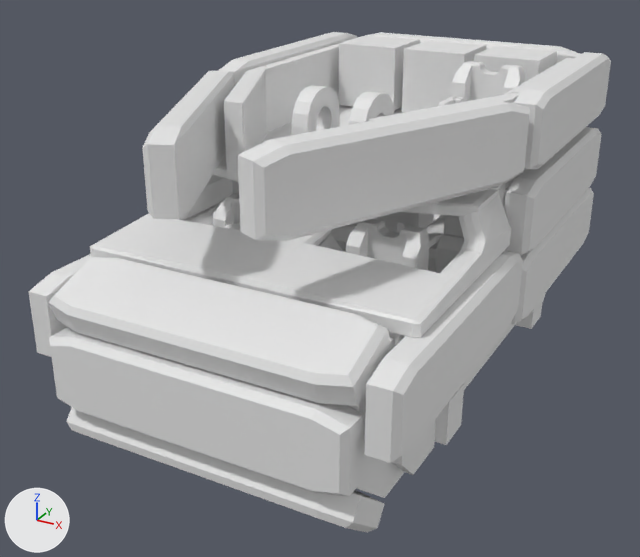
Two versions of the Blender file Assets/BlenderFiles/RobotV1/FrontKabine + FrontHuelle + Mittelkabine + Getriebeeinheit + Roboterturm/FrontKabine + FrontHuelle + Mittelkabine + Getriebeeinheit + Roboterturm_07.blend, one commit apart.
Rendered twice from a 50 mm camera at (10.37, -21.12, 15.58) aimed at (-0.64, -1.11, 5.58). Lighting does not change. The marker at lower left points along +X, +Y and +Z.
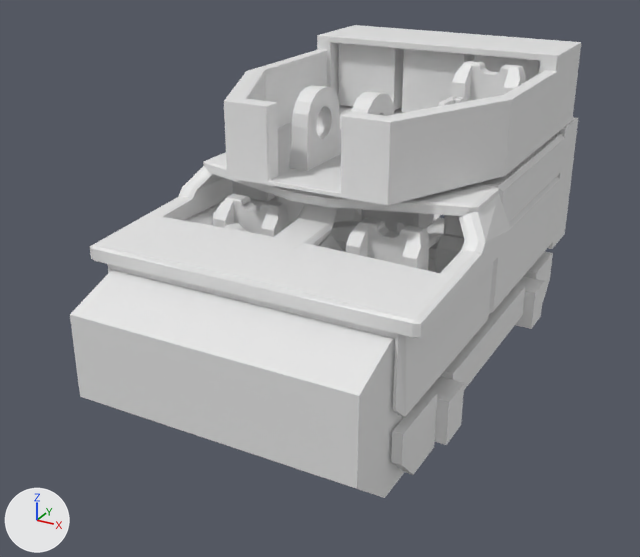
ob_cube_033 is not drawn itself; it is used by a modifier of ob_cube_014.

Diff of the bpy script that builds the scene:
```diff
--- a/Assets/BlenderFiles/RobotV1/FrontKabine + FrontHuelle + Mittelkabine + Getriebeeinheit + Roboterturm/FrontKabine + FrontHuelle + Mittelkabine + Getriebeeinheit + Roboterturm_07.blend.py
+++ b/Assets/BlenderFiles/RobotV1/FrontKabine + FrontHuelle + Mittelkabine + Getriebeeinheit + Roboterturm/FrontKabine + FrontHuelle + Mittelkabine + Getriebeeinheit + Roboterturm_07.blend.py
@@ me_cube_029 @@
 # used by ob_cube_026; location = (3.8, 3.7, 9.8); scale = (0.23, 3.41, 1.0)
-me_cube_029.from_pydata(...)  # 8 vertices, 6 faces; spans x -1.0..1.0, y -1.0..1.0, z -1.0..1.0
+me_cube_029.from_pydata(...)  # 28 vertices, 17 faces; spans x -15.18..9.76, y -3.14..1.0, z -1.6..1.0
+# me_cube_029 part 1
+# 2 vertices are removed from x -1.0..1.0, y -1.0, z 1.0
+# 4 faces are deleted
+# 2 vertices move from x -1.0..1.0, y -1.0, z -1.0 to x -1.0..1.0, y -0.81..-0.52, z -1.0
+# 22 vertices are added at x -15.18..9.76, y -3.14..-0.51, z -1.6..1.0
+# 15 new faces join them
@@ ob_cube_033 @@
 ob_cube_033 = bpy.data.objects.new('Cube.033', me_cube_031)
-ob_cube_033.location = (3.176, -2.516, 9.5)
-ob_cube_033.rotation_euler = (0.0, 0.0, -0.436)  # degrees (0, 0, -25)
-ob_cube_033.scale = (1.1, 3.7, 1.3)
+ob_cube_033.location = (0.0, 6.0, 10.0)
+ob_cube_033.scale = (4.0, 1.35, 1.26)
 ob_cube_033.visible_camera = False
@@ ob_cube_001 @@
 ob_cube_001.rotation_euler = (-1.222, 0.0, 0.0)  # degrees (-70, 0, 0)
+ob_cube_001.hide_set(True)  # its collection is switched off
@@ ob_cube_005 @@
 ob_cube_005.rotation_euler = (0.0, 0.0, 1.571)  # degrees (0, 0, 90)
+ob_cube_005.hide_set(True)  # its collection is switched off
@@ ob_cube_006 @@
 ob_cube_006.rotation_euler = (0.0, 0.0, 1.571)  # degrees (0, 0, 90)
+ob_cube_006.hide_set(True)  # its collection is switched off
@@ ob_cube_007 @@
 ob_cube_007.rotation_euler = (0.0, 0.0, 1.571)  # degrees (0, 0, 90)
+ob_cube_007.hide_set(True)  # its collection is switched off
@@ ob_cube_009 @@
 ob_cube_009.location = (0.0, -7.9, 5.3)
+ob_cube_009.hide_set(True)  # its collection is switched off
@@ ob_cube_010 @@
 ob_cube_010.rotation_euler = (0.873, 0.0, 0.0)  # degrees (50, 0, 0)
+ob_cube_010.hide_set(True)  # its collection is switched off
@@ ob_cube_017 @@
 ob_cube_017.rotation_euler = (0.0, 0.0, 1.571)  # degrees (0, 0, 90)
+ob_cube_017.hide_set(True)  # its collection is switched off
@@ ob_cube_019 @@
 ob_cube_019.rotation_euler = (0.0, 0.0, 1.134)  # degrees (0, 0, 65)
+ob_cube_019.hide_set(True)  # its collection is switched off
@@ ob_cube_020 @@
 ob_cube_020.rotation_euler = (0.0, 0.0, 3.142)  # degrees (0, 0, 180)
+ob_cube_020.hide_set(True)  # its collection is switched off
@@ ob_cube_021 @@
 ob_cube_021.rotation_euler = (0.0, 0.0, -1.134)  # degrees (0, 0, -65)
+ob_cube_021.hide_set(True)  # its collection is switched off
@@ ob_cube_022 @@
 ob_cube_022.rotation_euler = (0.0, 0.0, 4.712)  # degrees (0, 0, 270)
+ob_cube_022.hide_set(True)  # its collection is switched off
@@ ob_cube_023 @@
 ob_cube_023.rotation_euler = (0.0, 0.0, 4.712)  # degrees (0, 0, 270)
+ob_cube_023.hide_set(True)  # its collection is switched off
```

Pixel boxes (x1, y1, x2, y2) of what changed, in the pictures (640 x 557 px):
'Cube.012', reshaped: before (224, 43, 574, 180); after (224, 25, 581, 205)
'Cube.001', hidden: before (48, 257, 391, 406)
'Cube.019', hidden: before (238, 99, 530, 241)
'Cube.009', hidden: before (49, 328, 363, 496)
'Cube.007', hidden: before (365, 251, 523, 463)
'Cube.021', hidden: before (142, 71, 234, 219)
'Cube.010', hidden: before (66, 407, 385, 533)
'Cube.017', hidden: before (514, 52, 611, 169)
'Cube.006', hidden: before (504, 127, 602, 255)
'Cube.005', hidden: before (511, 188, 594, 324)
'Cube.023', hidden: before (28, 254, 91, 357)
'Cube.022', hidden: before (218, 32, 357, 87)
'Cube.020', hidden: before (354, 32, 581, 64)
part 1 of me_cube_029, built on: before (265, 43, 574, 132); after (224, 49, 557, 180)
'Cube.018', unchanged, uncovered by the edit: before (347, 338, 404, 498); after (70, 270, 404, 498)
'Cube', unchanged, uncovered by the edit: before (184, 201, 464, 346); after (107, 198, 493, 417)
'Cube.004', unchanged, uncovered by the edit: before (330, 222, 546, 475); after (330, 220, 553, 475)
'Cube.003', unchanged, uncovered by the edit: before (426, 218, 444, 248); after (273, 177, 560, 314)
